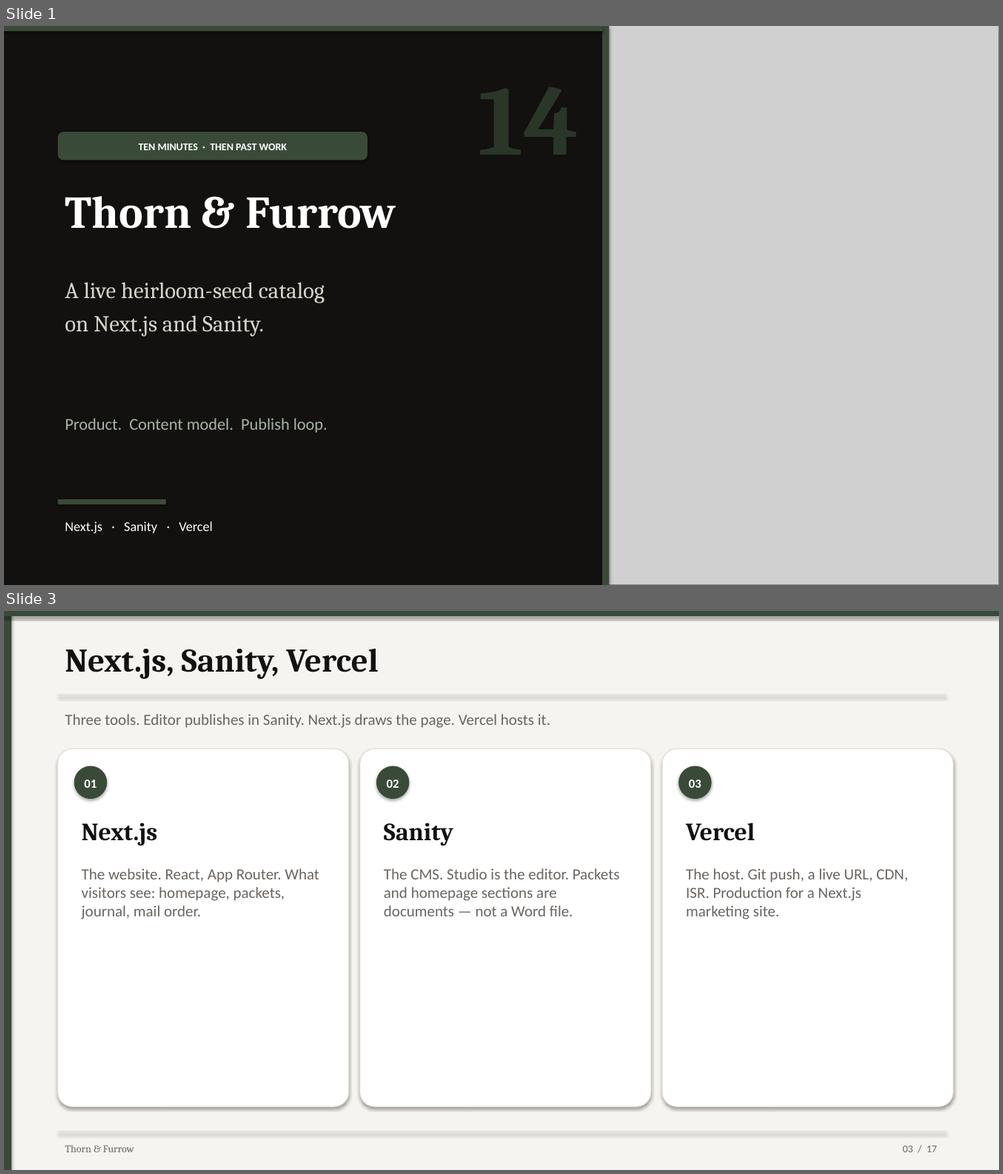
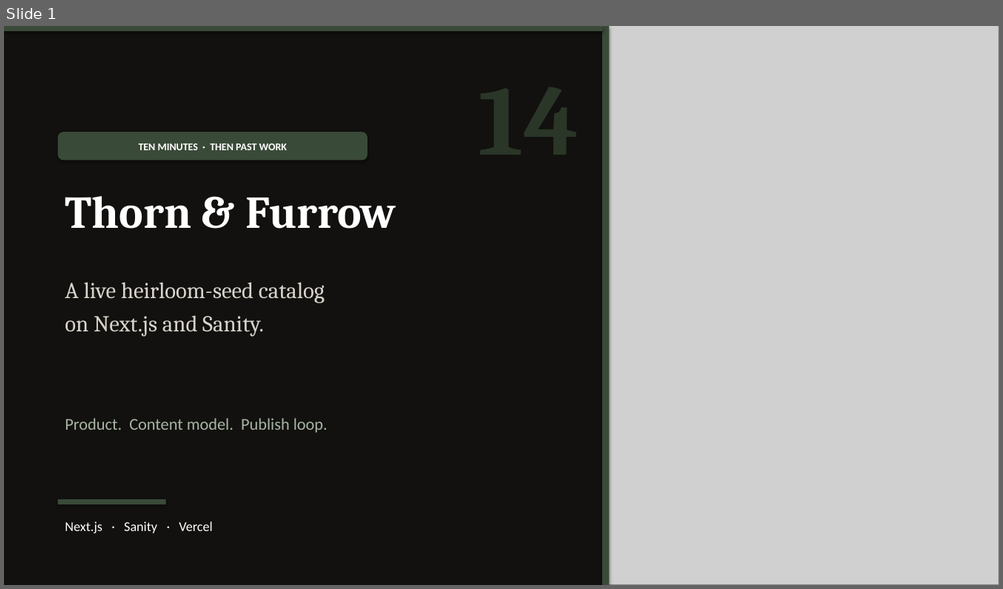
Before and after one commit to zenithzen543/vanta-presentation, a slide deck: presentation/Thorn-and-Furrow-Deck.pptx. Shown one above the other, each under a label of ours: slides 1 and 3 before the commit, slide 1 after it; the slides between them are not shown. The pictures are 1003x1174 and 1003x589 pixels, drawn with LibreOffice and Linux fonts; fonts in the diff are those of the drawing; grey boxes stand for pictures. Boxes give left, top, right and bottom in pixels: in the first picture for what was removed or moved away, otherwise in the second. Text is boxed around its words. In the diff, an @@ line names an element or a change of style, - is before the commit and + after.

```diff
--- a/presentation/Thorn-and-Furrow-Deck.pptx
+++ b/presentation/Thorn-and-Furrow-Deck.pptx
@@ slide 3 removed at [4,611,999,1170], background #FFFFFF @@
@@ rectangle removed at [4,611,999,1170] @@
@@ rectangle removed at [4,611,11,1170] @@
@@ rectangle removed at [4,611,999,616] @@
@@ text removed at [65,649,378,679] @@
-Next.js, Sanity, Vercel
@@ rectangle removed at [58,695,945,696] @@
@@ text removed at [65,714,550,728] @@
-Three tools. Editor publishes in Sanity. Next.js draws the page. Vercel hosts it.
@@ rounded rectangle removed at [58,749,349,1107] @@
@@ rounded rectangle removed at [360,749,651,1107] @@
@@ rounded rectangle removed at [662,749,953,1107] @@
@@ ellipse removed at [74,766,107,799] @@
@@ text removed at [84,780,96,788] @@
-01
@@ ellipse removed at [376,766,409,799] @@
@@ text removed at [387,780,399,788] @@
-02
@@ ellipse removed at [678,766,711,799] @@
@@ text removed at [688,780,701,788] @@
-03
@@ text removed at [82,823,158,846] @@
-Next.js
@@ text removed at [384,823,453,846] @@
-Sanity
@@ text removed at [686,823,754,841] @@
-Vercel
@@ text removed at [82,869,319,920] @@
-The website. React, App Router. What visitors see: homepage, packets, journal, mail order.
@@ text removed at [384,869,620,917] @@
-The CMS. Studio is the editor. Packets and homepage sections are documents — not a Word file.
@@ text removed at [686,869,908,920] @@
-The host. Git push, a live URL, CDN, ISR. Production for a Next.js marketing site.
@@ rectangle removed at [58,1132,945,1133] @@
@@ text removed at [65,1145,134,1153] @@
-Thorn & Furrow
@@ text removed at [902,1146,936,1153] @@
-03 / 17
```
Also in this commit, not shown: 14 slides changed, 1 other slide removed, 8 other files.
